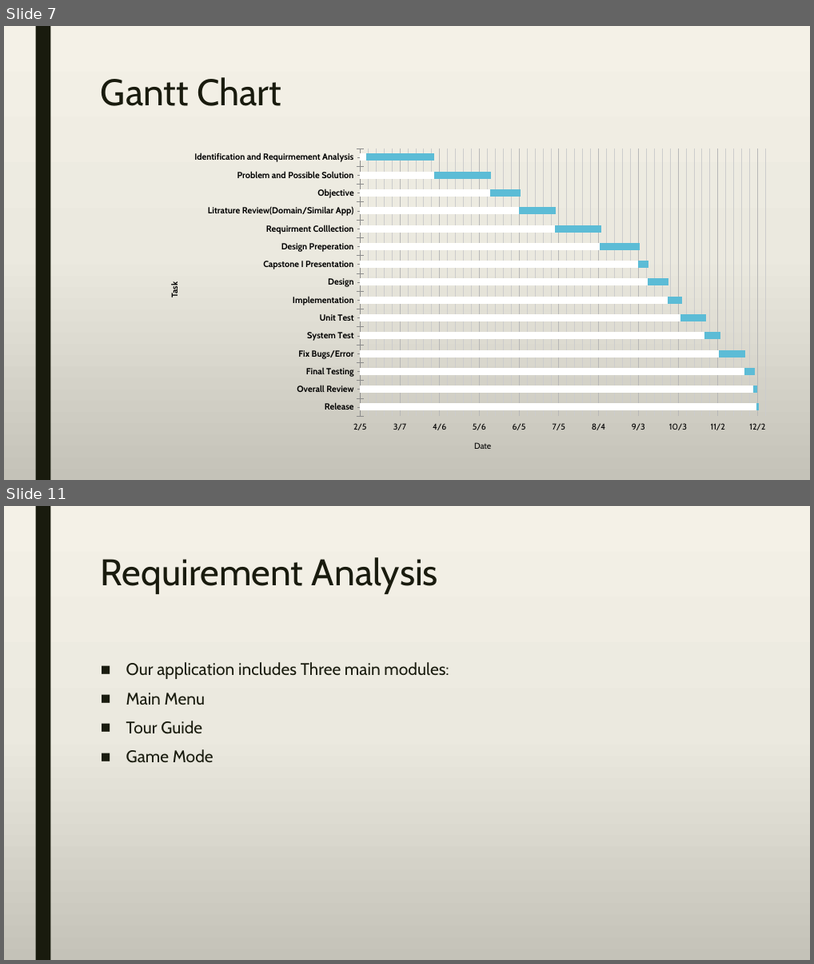
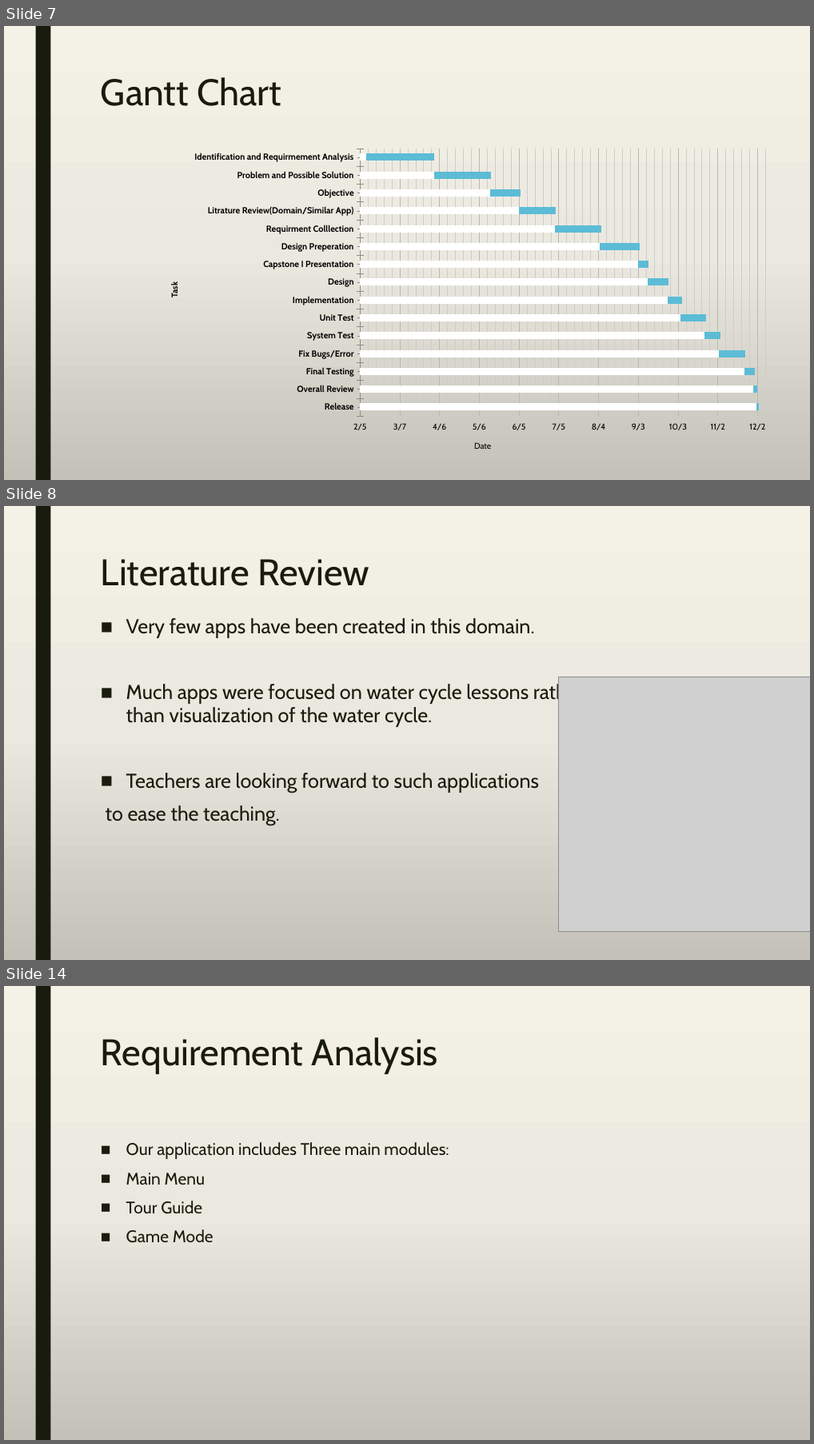
Before and after one commit to A-3li/Capstone, a slide deck: Capstone.pptx. Shown one above the other, each under a label of ours: slides 7 and 11 before the commit, slides 7, 8 and 14 after it; the slides between them are not shown. The pictures are 814x964 and 814x1444 pixels, drawn with LibreOffice and Linux fonts; fonts in the diff are those of the drawing; grey boxes stand for pictures. Boxes give left, top, right and bottom in pixels: in the first picture for what was removed or moved away, otherwise in the second. Text is boxed around its words. In the diff, an @@ line names an element or a change of style, - is before the commit and + after.

```diff
--- a/Capstone.pptx
+++ b/Capstone.pptx
@@ slide 8 added at <box>4,506,810,960</box>, background gradient #F4F2E7 to #EBEAE0 to #C4C3B9; not listed: 1 template element that a slide beside it also shows @@
@@ title added at <box>101,559,370,586</box>, 44 pt, text #191B0E @@
+Literature Review
@@ text added at <box>106,618,584,825</box>, 24 pt, text #191B0E @@
+■ Very few apps have been created in this domain.
+■ Much apps were focused on water cycle lessons rather than visualization of the water cycle.
+■ Teachers are looking forward to such applications
+to ease the teaching.
@@ picture added at <box>558,676,810,931</box> @@
@@ what was slide 11 is now slide 14 @@
```
Also in this commit, not shown: 1 slide changed, 5 other slides added, 3 slides removed.
